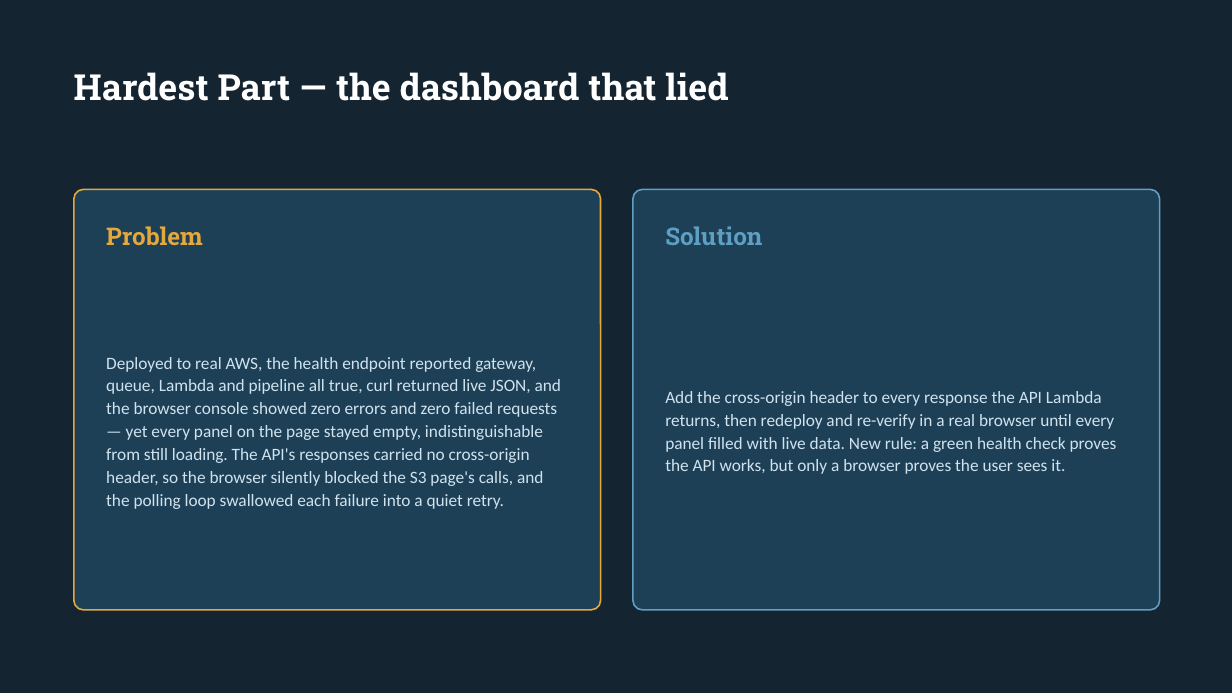
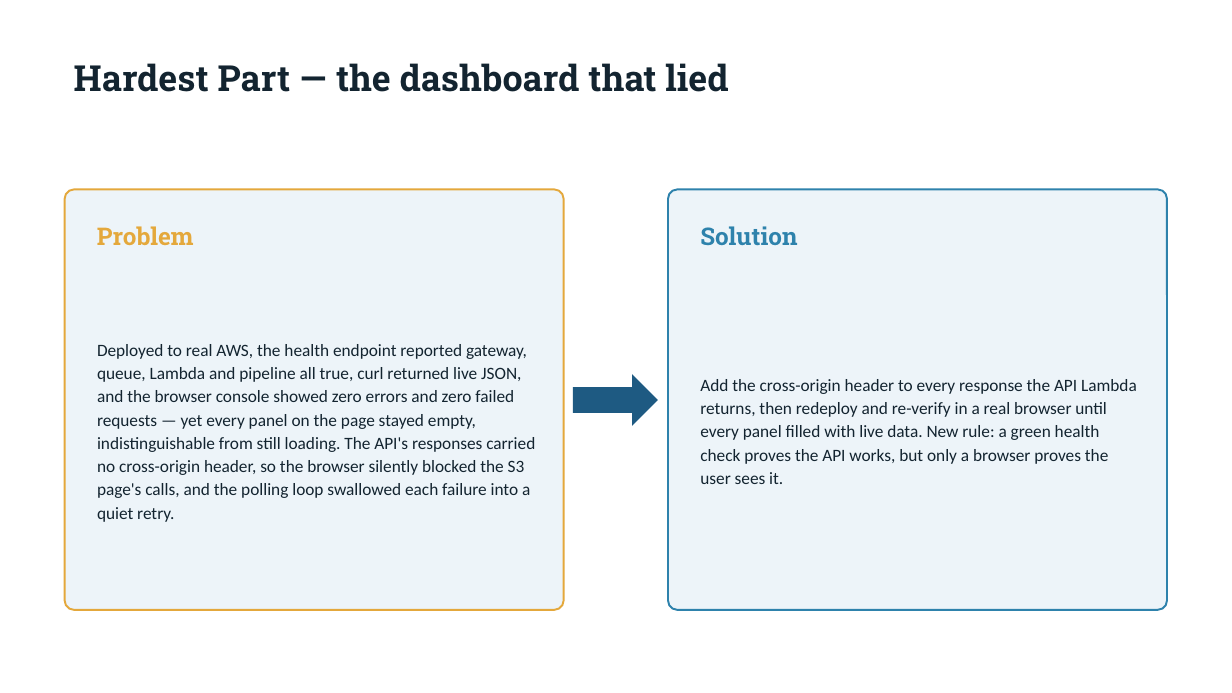
Before and after one commit to valletivarish/FEC_version_2, a slide deck: slide 4 of ppt/EbinJoseph_X25142224_ski-resort-avalanche-safety.pptx. Drawn at 1232x693 pixels with LibreOffice and Linux fonts; fonts in the diff are those of the drawing. Boxes give left, top, right and bottom in pixels: in the first picture for what was removed or moved away, otherwise in the second. Text is boxed around its words. In the diff, an @@ line names an element or a change of style, - is before the commit and + after.

```diff
--- a/ppt/EbinJoseph_X25142224_ski-resort-avalanche-safety.pptx
+++ b/ppt/EbinJoseph_X25142224_ski-resort-avalanche-safety.pptx
@@ background #142430 to #FFFFFF @@
@@ text "Hardest Part — the dashboard ...": place and size @@
-text "Hardest Part — the dashboard ..." at box(74, 72, 728, 101)
+text "Hardest Part — the dashboard ..." at box(74, 63, 728, 92)
@@ text "Hardest Part — the dashboard ..." at box(74, 63, 728, 92): text colour #FFFFFF to #132430 @@
@@ rounded rectangle: place and size @@
-rounded rectangle at box(74, 189, 601, 610)
+rounded rectangle at box(65, 189, 564, 610)
@@ rounded rectangle at box(65, 189, 564, 610): fill #1E4056 to #EDF4F9; outline #E4A83C 1.25 pt to #E4A83C 1.5 pt @@
@@ rounded rectangle: place and size @@
-rounded rectangle at box(633, 189, 1160, 610)
+rounded rectangle at box(668, 189, 1167, 610)
@@ rounded rectangle at box(668, 189, 1167, 610): fill #1E4056 to #EDF4F9; outline #5EA0C4 1.25 pt to #2E82AC 1.5 pt @@
@@ text "Problem": place and size @@
-text "Problem" at box(106, 226, 203, 245)
+text "Problem" at box(97, 226, 194, 245)
@@ text "Solution": place and size @@
-text "Solution" at box(665, 226, 762, 245)
+text "Solution" at box(700, 226, 797, 246)
@@ text "Solution" at box(700, 226, 797, 246): text colour #5EA0C4 to #2E82AC @@
@@ text "Deployed to real AWS, the ...": place and size @@
-text "Deployed to real AWS, the ..." at box(106, 357, 561, 509)
+text "Deployed to real AWS, the ..." at box(97, 344, 535, 522)
@@ text "Deployed to real AWS, the ..." at box(97, 344, 535, 522): text colour #CFE2EE to #132430; line spacing 1.1 to 1.12 @@
@@ text "Add the cross-origin header to ..." at box(700, 379, 1137, 484): text colour #CFE2EE to #132430; line spacing 1.1 to 1.12 @@
@@ text "Add the cross-origin header to ...": place and size @@
-text "Add the cross-origin header to ..." at box(665, 391, 1117, 474)
+text "Add the cross-origin header to ..." at box(700, 379, 1137, 484)
@@ right arrow added at box(573, 374, 658, 426), fill #1E5A82 @@
```
Also in this commit, not shown: 25 other files.
